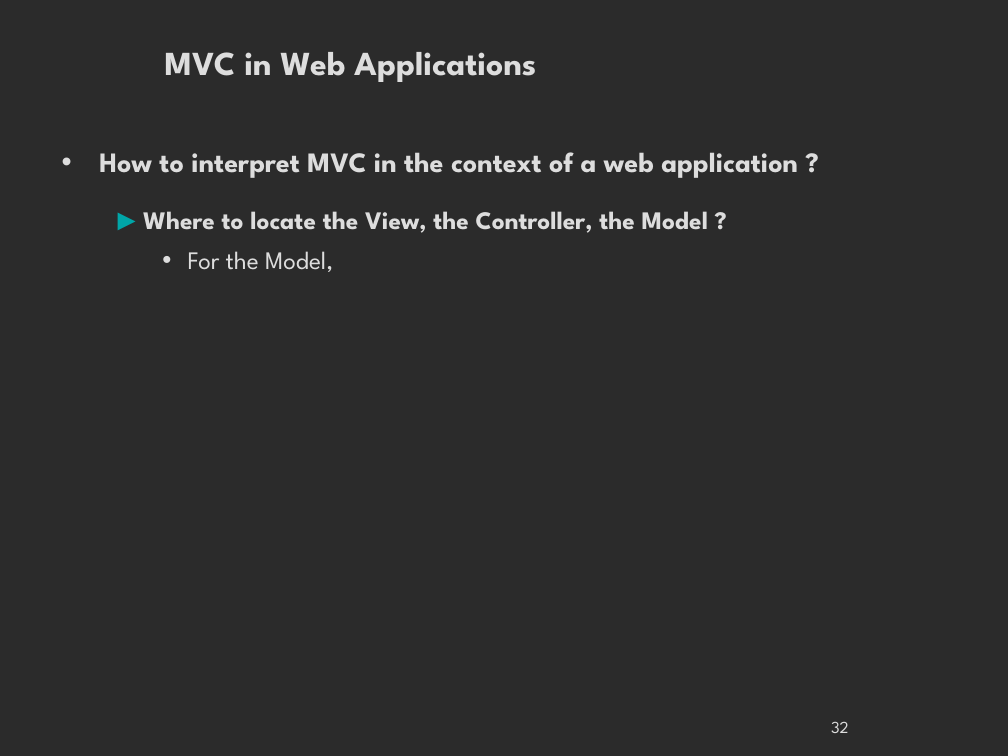
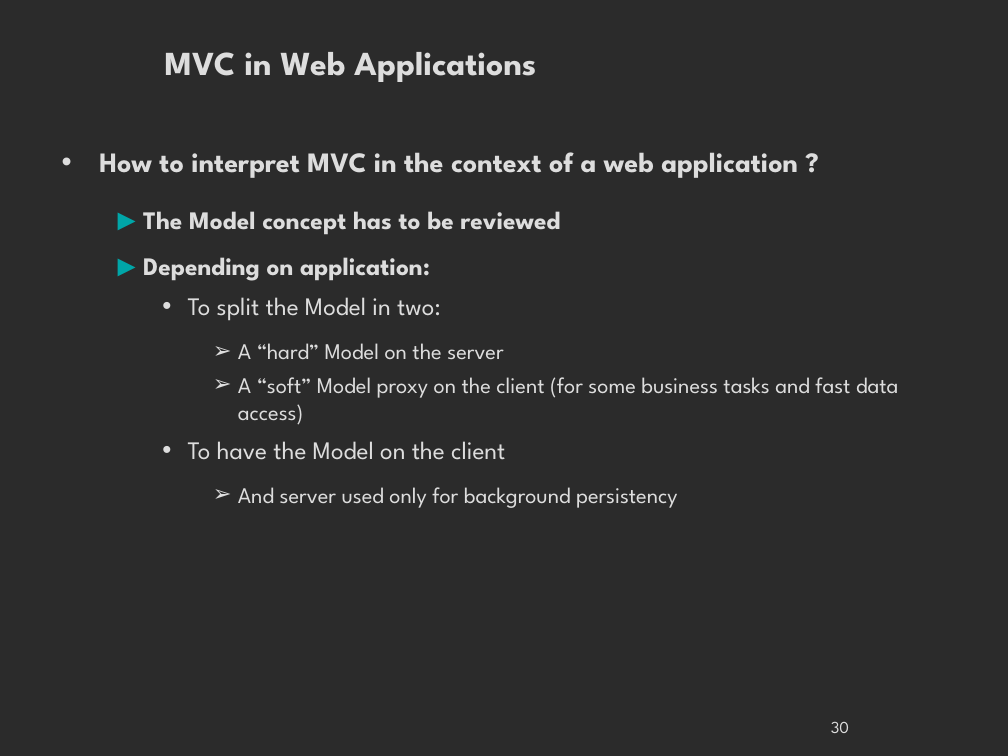
Before and after one commit to danielausparis/arch, a slide deck: slide 30 of archi-web.odp (slide 32 before the commit). Drawn at 1008x756 pixels with LibreOffice and Linux fonts; fonts in the diff are those of the drawing; background and template pictures are left out; a plain dark background stands for a picture behind light text. Boxes give left, top, right and bottom in pixels: in the first picture for what was removed or moved away, otherwise in the second. Text is boxed around its words. In the diff, an @@ line names an element or a change of style, - is before the commit and + after.

Commit message:
v1 finished

```diff
--- a/archi-web.odp
+++ b/archi-web.odp
@@ text at [143, 211, 898, 508]: text changed; size 18 to 16 pt; bold off @@
-  ► Where to locate the View, the Controller, the Model ?
-    • For the Model,
+  ► The Model concept has to be reviewed
+  ► Depending on application:
+    • To split the Model in two:
+      ➢ A “hard” Model on the server
+      ➢ A “soft” Model proxy on the client (for some business tasks and fast data access)
+    • To have the Model on the client
+      ➢ And server used only for background persistency
@@ page number at [831, 722, 849, 733]: text changed @@
-32
+30
```
Also in this commit, not shown: 1 other slide changed, 1 slide added, 2 slides removed.
